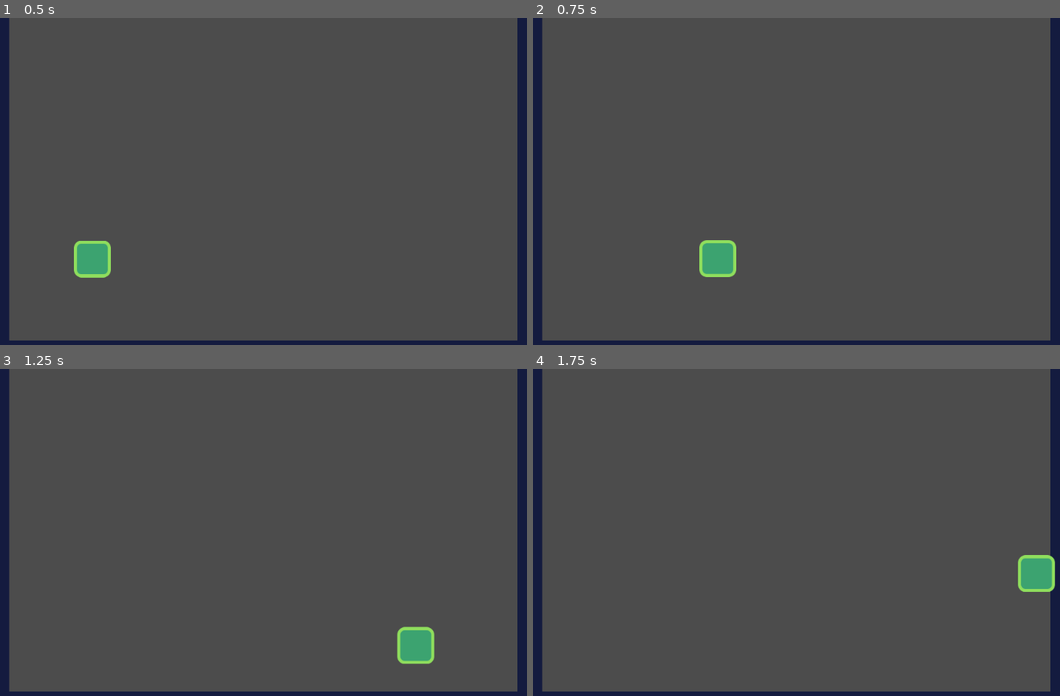
Above: before the commit, frames 1-4 (two rows, left to right).
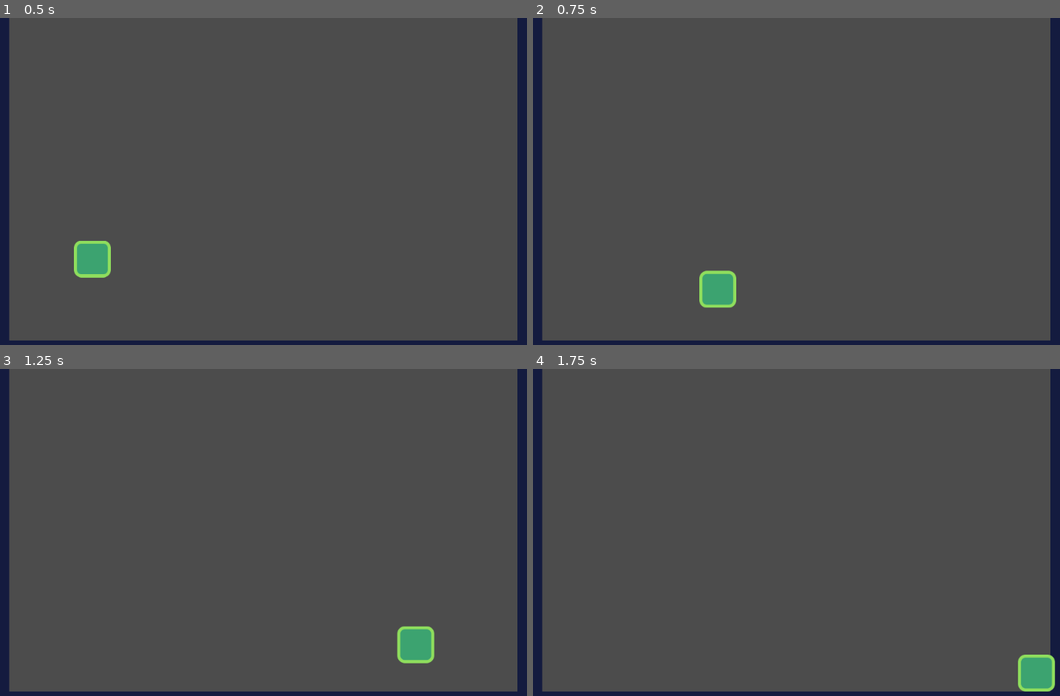
Above: after the commit, the same moments.

Repository: Azzamubaidillah/Platformer-game
Game: Godot game, scene res://src/levels/LevelTemplate.tscn
Same seed, same stepped clock (60 frames per second), same inputs: the game is played once before the commit and once after it. The project has no main scene, so this scene is started directly.
Inputs:
- Up to frame 1 (0.5 s): no input
- Up to frame 2 (0.75 s): hold D (move_right) from 0.53 s (still down); tap W (jump) at 0.6 s
- Up to frame 3 (1.25 s): keep holding D (move_right); tap W (jump) at 0.77, 1.07 s
- Up to frame 4 (1.75 s): keep holding D (move_right); tap W (jump) at 1.35, 1.52 s

Frame 1 is identical in both runs. In frame 2, 1.4% of the frame differs, in the area x 31-39%, y 67-89%; in frame 3, 0.1%; in frame 4, 1.6%, in the area x 92-100%, y 56-99%.

Commit message:
jump high jump low

Diff:
--- a/platformer/src/actors/player.gd
+++ b/platformer/src/actors/player.gd
@@ -1,8 +1,9 @@
 extends actor
 
 func _physics_process(delta: float) -> void:
+	var is_jump_interrupted: = Input.is_action_just_released("jump") and velocity.y < 0.0
 	var direction: = get_direction()
-	velocity = calculate_move_velocity(velocity, direction, speed)
+	velocity = calculate_move_velocity(velocity, direction, speed, is_jump_interrupted)
 	velocity = move_and_slide(velocity, FLOOR_NORMAL)
 
 func get_direction() -> Vector2:
@@ -12,13 +13,16 @@
 	)
 
 func calculate_move_velocity(
-	linear_velocity: Vector2,
-	direction: Vector2,
-	speed: Vector2
+		linear_velocity: Vector2,
+		direction: Vector2,
+		speed: Vector2,
+		is_jump_interrupted: bool
 	) -> Vector2:
 	var new_velocity: = linear_velocity
 	new_velocity.x = speed.x * direction.x
 	new_velocity.y += gravity * get_process_delta_time()
 	if direction.y == -1.0:
 		new_velocity.y = speed.y * direction.y
+	if is_jump_interrupted:
+		new_velocity.y = 0.0
 	return new_velocity
